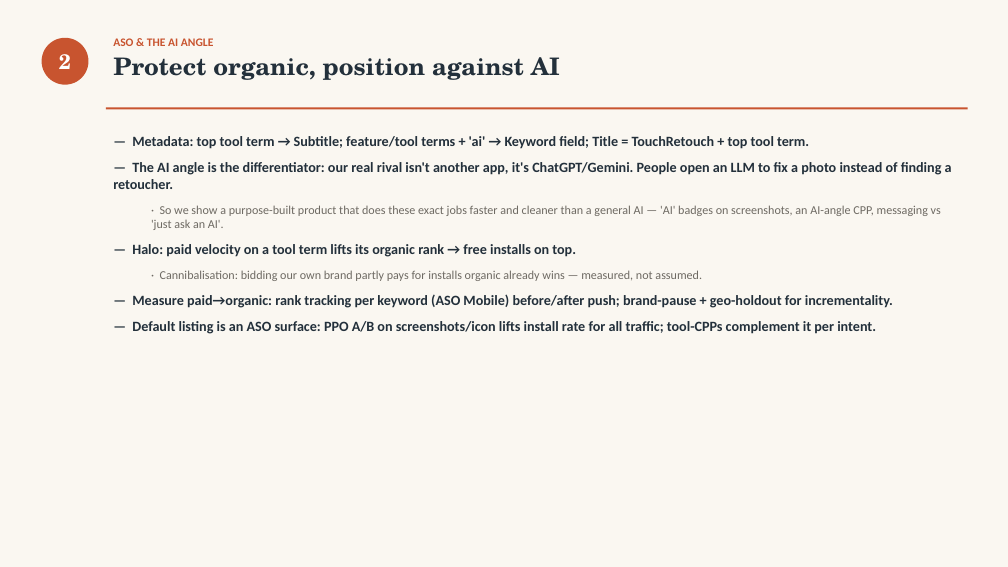
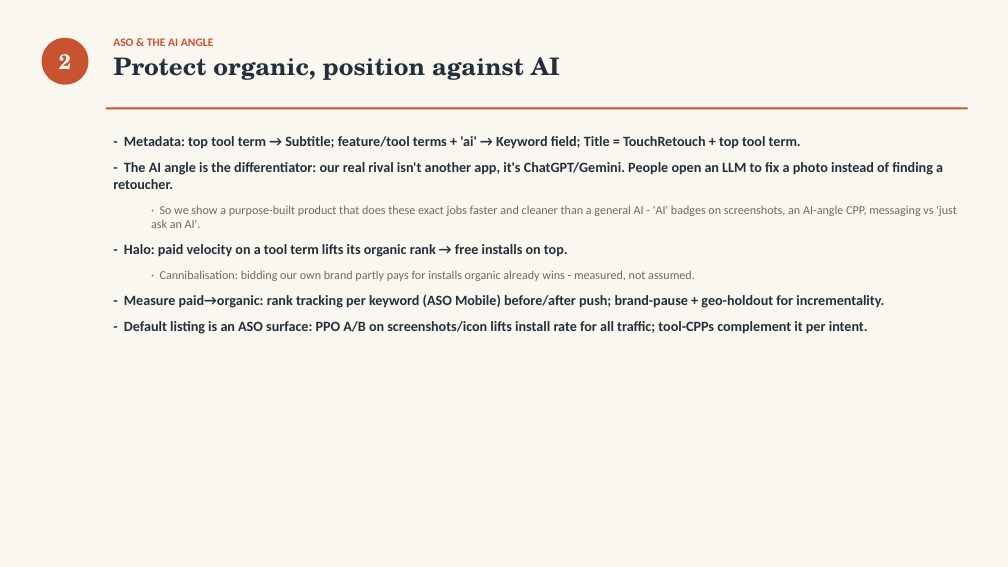
Before and after one commit to Xtrd-txt/asotraff, a slide deck: slide 5 of outputs/touchretouch-testtask/v2/TouchRetouch_Deck.pptx. Drawn at 1008x567 pixels with LibreOffice and Linux fonts; fonts in the diff are those of the drawing. Boxes give left, top, right and bottom in pixels: in the first picture for what was removed or moved away, otherwise in the second. Text is boxed around its words. In the diff, an @@ line names an element or a change of style, - is before the commit and + after.

```diff
--- a/outputs/touchretouch-testtask/v2/TouchRetouch_Deck.pptx
+++ b/outputs/touchretouch-testtask/v2/TouchRetouch_Deck.pptx
@@ text at (113, 136, 957, 334): text changed @@
-— Metadata: top tool term → Subtitle; feature/tool terms + 'ai' → Keyword field; Title = TouchRetouch + top tool term.
-— The AI angle is the differentiator: our real rival isn't another app, it's ChatGPT/Gemini. People open an LLM to fix a photo instead of finding a retoucher.
-  · So we show a purpose-built product that does these exact jobs faster and cleaner than a general AI — 'AI' badges on screenshots, an AI-angle CPP, messaging vs 'just ask an AI'.
-— Halo: paid velocity on a tool term lifts its organic rank → free installs on top.
-  · Cannibalisation: bidding our own brand partly pays for installs organic already wins — measured, not assumed.
-— Measure paid→organic: rank tracking per keyword (ASO Mobile) before/after push; brand-pause + geo-holdout for incrementality.
-— Default listing is an ASO surface: PPO A/B on screenshots/icon lifts install rate for all traffic; tool-CPPs complement it per intent.
+- Metadata: top tool term → Subtitle; feature/tool terms + 'ai' → Keyword field; Title = TouchRetouch + top tool term.
+- The AI angle is the differentiator: our real rival isn't another app, it's ChatGPT/Gemini. People open an LLM to fix a photo instead of finding a retoucher.
+  · So we show a purpose-built product that does these exact jobs faster and cleaner than a general AI - 'AI' badges on screenshots, an AI-angle CPP, messaging vs 'just ask an AI'.
+- Halo: paid velocity on a tool term lifts its organic rank → free installs on top.
+  · Cannibalisation: bidding our own brand partly pays for installs organic already wins - measured, not assumed.
+- Measure paid→organic: rank tracking per keyword (ASO Mobile) before/after push; brand-pause + geo-holdout for incrementality.
+- Default listing is an ASO surface: PPO A/B on screenshots/icon lifts install rate for all traffic; tool-CPPs complement it per intent.
```
Also in this commit, not shown: 11 other slides changed, 3 other files.
